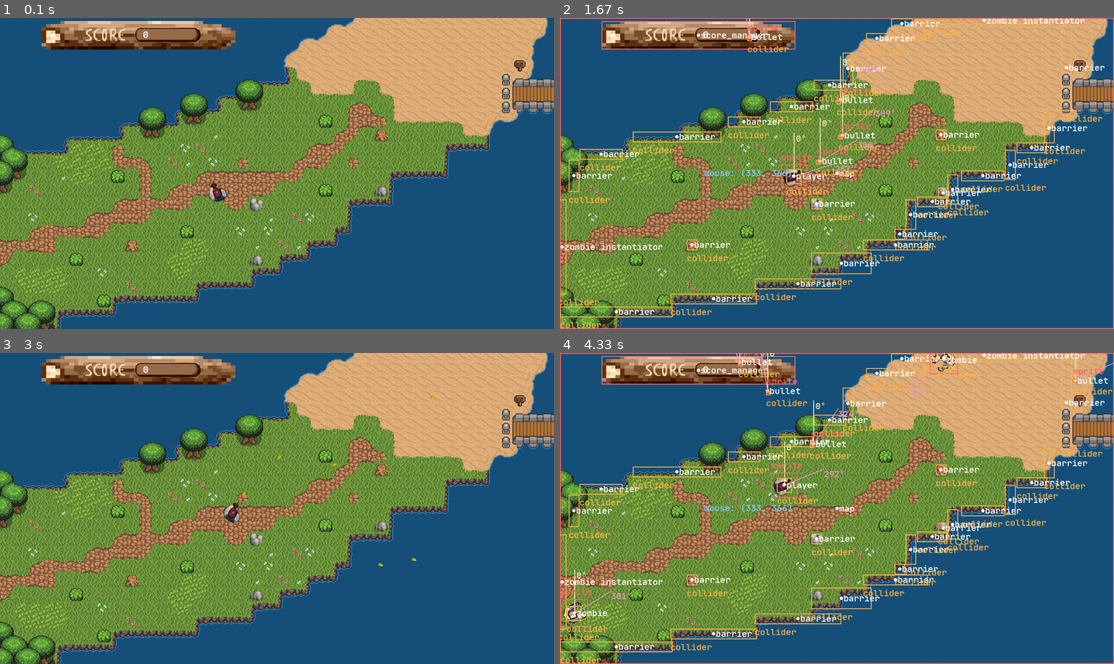
Above: before the commit, frames 1-4 (two rows, left to right).
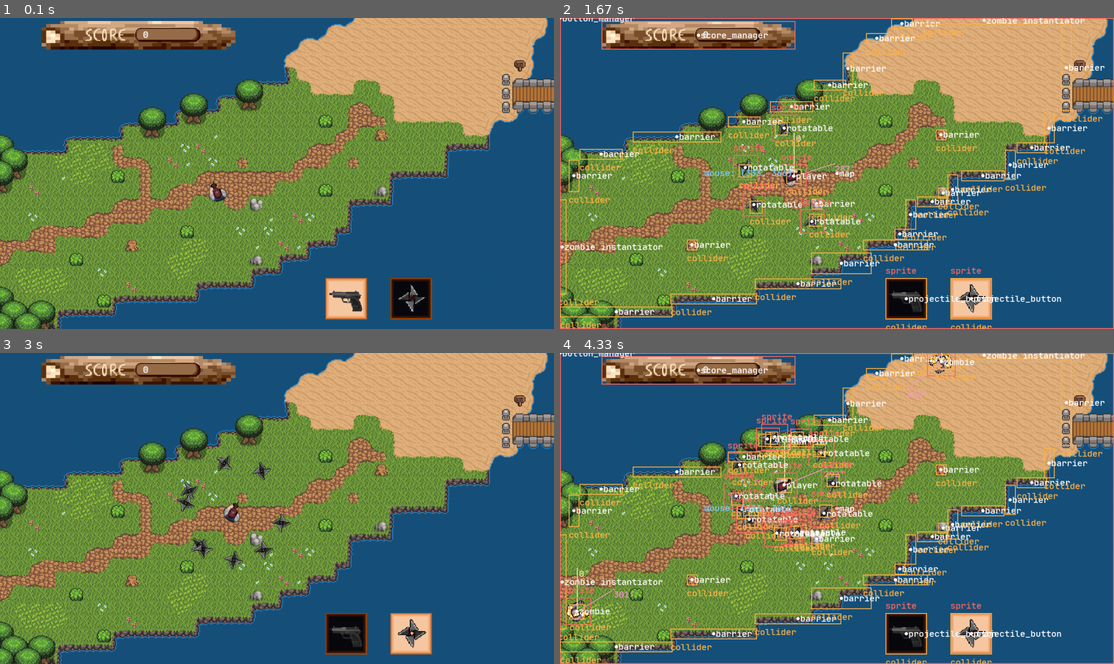
Above: after the commit, the same moments.

Repository: JNetoGH/Pygame-Zombies
Game: pygame game, started from main.py
Same seed, same stepped clock (60 frames per second), same inputs: the game is played once before the commit and once after it.
Inputs (mouse positions are in pixels of both pictures, inside the frame that each line leads up to):
- Up to frame 1 (0.1 s): no input
- Up to frame 2 (1.67 s): press the mouse at (969, 297) at 0.37 s; move the mouse to (837, 238) at 0.47 s; release the mouse at (704, 176) at 0.6 s; hold Right 0.67-1.13 s; tap Space at 0.73, 1.03, 1.23, 1.57 s; tap Z at 0.82 s; hold Up 1.17-1.47 s; hold Right from 1.5 s (still down)
- Up to frame 3 (3 s): tap Space at 1.87, 2.07, 2.37, 2.63, 2.97 s; release Right at 1.97 s; hold Left 2-2.53 s; tap Z at 2.15 s; hold Down 2.57-2.87 s; hold Left from 2.9 s (still down)
- Up to frame 4 (4.33 s): tap Space at 3.27, 3.4, 3.8, 4.1 s; release Left at 3.3 s; hold Up 3.33-3.7 s; tap Z at 3.48 s; hold Right from 3.73 s (still down)

The runs differ from the first frame. In frame 1, 2.0% of the frame differs, in the area x 58-78%, y 83-98%; in frame 2, 5.0%; in frame 3, 2.8%; in frame 4, 8.3%, in the area x 0-100%, y 0-100%.

Commit message:
stable playable version

Diff:
--- a/game_object_projectile_button.py
+++ /dev/null
@@ -1,40 +0,0 @@
-import pygame
-
-from engine_JNeto_LITE.components import Sprite, Collider
-from engine_JNeto_LITE.scene_and_game_objects import GameObject
-from pygame import Vector2
-
-
-class ProjectileButton(GameObject):
-    def __init__(self, path_normal: str, path_hoover: str, path_active: str, position: Vector2, scale, func):
-        super().__init__("projectile_button")
-
-        self.button_click_sound = pygame.mixer.Sound("game_sounds/button_click.wav")
-
-        # postion
-        self.transform.move_position(position)
-
-        # paths imgs
-        self.path_normal = path_normal
-        self.path_hoover = path_hoover
-        self.path_active = path_active
-
-        # sprite
-        self.sprite = self.add_component(Sprite(self.path_normal))
-        self.scale = scale
-        self.sprite.scale_sprite(scale)
-
-        self.collider = self.add_component(Collider(0, 0, self.sprite.image.get_width(), self.sprite.get_height()))
-        self.func = func
-
-    def game_object_update(self) -> None:
-
-        if self.collider.is_there_overlap_with_point(Vector2(pygame.mouse.get_pos())):
-            self.sprite.change_image(self.path_active)
-            self.sprite.scale_sprite(self.scale)
-            if pygame.mouse.get_pressed(3)[0]:
-                self.button_click_sound.play()
-                self.func()
-        else:
-            self.sprite.change_image(self.path_normal)
-            self.sprite.scale_sprite(self.scale)
--- /dev/null
+++ b/game_objects/game_object_buttons.py
@@ -0,0 +1,77 @@
+import pygame
+
+from engine_JNeto_LITE.components import Sprite, Collider
+from engine_JNeto_LITE.scene_and_game_objects import GameObject
+from pygame import Vector2
+
+
+class ButtonManager(GameObject):
+
+    CurrentWeapon = 0
+    Buttons = []
+
+    def __init__(self):
+        super().__init__("button_manager")
+
+    def start(self):
+
+        button_gun = ProjectileButton(0, "game_art/buttons/gun_unselected.png",
+                                      "game_art/buttons/gun_hover.png",
+                                      "game_art/buttons/gun_selected.png",
+                                      Vector2(800, 650), 0.75)
+
+        button_shuriken = ProjectileButton(1, "game_art/buttons/shuriken_unselected.png",
+                                           "game_art/buttons/shuriken_hover.png",
+                                           "game_art/buttons/shuriken_selected.png",
+                                           Vector2(950, 650), 0.75)
+
+        button_gun.is_selected = True
+        ButtonManager.Buttons.append(button_gun)
+        ButtonManager.Buttons.append(button_shuriken)
+
+        for button in ButtonManager.Buttons:
+            self.scene.add_game_objects(button)
+
+
+class ProjectileButton(GameObject):
+    def __init__(self, weapon_number, path_unselected: str, path_hover: str, path_selected: str,
+                 position: Vector2, scale):
+        super().__init__("projectile_button")
+
+        self.weapon_number = weapon_number
+        self.button_click_sound = pygame.mixer.Sound("game_art/buttons/button_click.wav")
+
+        # postion
+        self.transform.move_position(position)
+
+        # paths imgs and sprite
+        self.path_unselected = path_unselected
+        self.path_hover = path_hover
+        self.path_selected = path_selected
+        self.sprite: Sprite = self.add_component(Sprite(self.path_unselected))
+        self.scale = scale
+        self.sprite.scale_image(self.scale)
+
+        self.is_selected = False
+        self.collider = self.add_component(Collider(0, 0, self.sprite.image.get_width(), self.sprite.image.get_height()))
+
+    def update(self) -> None:
+
+        if self.is_selected:
+            self.sprite.change_image(self.path_selected)
+            self.sprite.scale_image(self.scale)
+
+        elif self.collider.is_there_overlap_with_point(Vector2(pygame.mouse.get_pos())):
+            self.sprite.change_image(self.path_hover)
+            self.sprite.scale_image(self.scale)
+            if pygame.mouse.get_pressed(3)[0]:
+                self.button_click_sound.play()
+                self.is_selected = True
+                ButtonManager.CurrentWeapon = self.weapon_number
+                for button in ButtonManager.Buttons:
+                    if button is self:
+                        continue
+                    button.is_selected = False
+        else:
+            self.sprite.change_image(self.path_unselected)
+            self.sprite.scale_image(self.scale)
--- a/game_object_player.py
+++ b/game_objects/game_object_player.py
@@ -5,9 +5,10 @@
 from engine_JNeto_LITE.components import Sprite, Collider, KeyTracker
 from engine_JNeto_LITE.game_loop import GameLoop
 from engine_JNeto_LITE.scene_and_game_objects import GameObject
-from game_object_map import Barrier
-from game_object_projectiles import Bullet, RotatableProjectile
-from game_object_zombie_instantiator import ZombieInstantiator
+from game_objects.game_object_buttons import ButtonManager
+from game_objects.game_object_map import Barrier
+from game_objects.game_object_zombie_instantiator import ZombieInstantiator
+from game_objects.game_object_projectiles import RotatableProjectile, Bullet
 
 
 class Player(GameObject):
@@ -26,10 +27,7 @@
         self.collider.collidable_classes.append(Barrier)
         self.collider.collidable_classes.append(ZombieInstantiator)
 
-        # Key Tracker Component (for shooting, and switching guns)
-        self.__current_wapon = 1
-        self.one_tracker: KeyTracker = self.add_component(KeyTracker(K_1))
-        self.two_tracker: KeyTracker = self.add_component(KeyTracker(K_2))
+        # Key Tracker Component (for shooting)
         self.space_tracker: KeyTracker = self.add_component(KeyTracker(K_SPACE))
 
         # movement and related
@@ -72,17 +70,11 @@
             new_postion = current_position + self.direction * self.move_speed * GameLoop.Delta_Time
             self.transform.move_position(new_postion)
 
-        # WEAPON PICK
-        if self.one_tracker.has_key_been_fired_at_this_frame:
-            self.__current_wapon = 1
-        elif self.two_tracker.has_key_been_fired_at_this_frame:
-            self.__current_wapon = 2
-
-        # SHOOT
+        # SHOOT (current weapon is controlled by buttons)
         if self.space_tracker.has_key_been_fired_at_this_frame:
-            if self.__current_wapon == 1:
+            if ButtonManager.CurrentWeapon == 0:
                 self.scene.add_game_objects(Bullet(self.transform.get_position_copy(), self.direction, self.angle))
-            elif self.__current_wapon == 2:
+            elif ButtonManager.CurrentWeapon == 1:
                 self.scene.add_game_objects(RotatableProjectile(self))
 
     def render_gizmos(self, game_surface: Surface):
--- a/game_object_projectiles.py
+++ b/game_objects/game_object_projectiles.py
@@ -3,8 +3,8 @@
 from engine_JNeto_LITE.components import Sprite, Collider
 from engine_JNeto_LITE.game_loop import GameLoop
 from engine_JNeto_LITE.scene_and_game_objects import GameObject
-from game_object_score_manager import ScoreManager
-from game_object_zombie import Zombie
+from game_objects.game_object_score_manager import ScoreManager
+from game_objects.game_object_zombie import Zombie
 import math
 
 
--- a/game_object_zombie.py
+++ b/game_objects/game_object_zombie.py
@@ -5,7 +5,7 @@
 from engine_JNeto_LITE.components import Sprite, Collider
 from engine_JNeto_LITE.game_loop import GameLoop
 from engine_JNeto_LITE.scene_and_game_objects import GameObject
-from game_object_map import Barrier
+from game_objects.game_object_map import Barrier
 
 
 class Zombie(GameObject):
@@ -68,6 +68,7 @@
 
         # COLLISION WITH PLAYER
         if self.collider.is_there_overlap_with_rect(self.player.collider.get_inner_rect_copy()):
+            self.scene.add_game_objects(GameOverImage())
             self.player.game_over = True
 
     def render_gizmos(self, game_surface: Surface):
@@ -76,3 +77,11 @@
 
     def destroy(self):
         self.scene.remove_game_object(self)
+
+
+class GameOverImage(GameObject):
+    def __init__(self):
+        super().__init__("game_over_img")
+        self.sprite: Sprite = self.add_component(Sprite("game_art/game_over.png"))
+        self.sprite.scale_image(2)
+        self.transform.move_position(Vector2(GameLoop.RESOLUTION[0]//2, GameLoop.RESOLUTION[1]//2))
--- a/game_object_zombie_instantiator.py
+++ b/game_objects/game_object_zombie_instantiator.py
@@ -2,7 +2,7 @@
 from pygame import Vector2
 from engine_JNeto_LITE.components import Timer, Collider
 from engine_JNeto_LITE.scene_and_game_objects import GameObject
-from game_object_zombie import Zombie
+from game_objects.game_object_zombie import Zombie
 import random
 
 
@@ -13,15 +13,20 @@
         self.position = position
         self.transform.move_position(position)
         self.instantiation_frequency_in_seg = instantiation_frequency_in_seg
+
+        self.instantiated_zombies = 0
         self.timer: Timer = self.add_component(Timer(self.instantiation_frequency_in_seg * 1000, self.instantiate_zombie))
         self.instantiation_area: Collider = self.add_component(Collider(0, 0, width, height))
 
     def update(self):
         if not self.timer.is_timer_active:
             self.timer.activate()
+            # pregressive difficulty
+            self.instantiation_frequency_in_seg -= 0.1
+            self.instantiation_frequency_in_seg = 0.25 if self.instantiation_frequency_in_seg < 0.25 else self.instantiation_frequency_in_seg
+            self.timer.set_duration_in_ms(self.instantiation_frequency_in_seg * 1000)
 
     def instantiate_zombie(self):
-
         # sets a random point inside the instantiation rect
         instantiation_rect = self.instantiation_area.get_inner_rect_copy()
         start_range_point_x = self.position.x - instantiation_rect.width / 2
--- a/main.py
+++ b/main.py
@@ -1,9 +1,10 @@
 from engine_JNeto_LITE.game_loop import GameLoop
 from engine_JNeto_LITE.scene_and_game_objects import Scene
-from game_object_player import Player
-from game_object_score_manager import ScoreManager
-from game_object_zombie_instantiator import ZombieInstantiator
-from game_object_map import MapGrass, MapCave
+from game_objects.game_object_player import Player
+from game_objects.game_object_buttons import ButtonManager
+from game_objects.game_object_score_manager import ScoreManager
+from game_objects.game_object_zombie_instantiator import ZombieInstantiator
+from game_objects.game_object_map import MapGrass
 from pygame import Vector2
 
 
@@ -13,10 +14,10 @@
 player = Player(initial_position=Vector2(500, 400))
 zombie_instantiator_1 = ZombieInstantiator(position=Vector2(5, 530), width=20, height=220, instantiation_frequency_in_seg= 4)
 zombie_instantiator_2 = ZombieInstantiator(position=Vector2(980, 5), width=287, height=20, instantiation_frequency_in_seg= 4)
-
+button_manager = ButtonManager()
 
 main_scene = Scene(game_loop.GameSurface)
-main_scene.add_game_objects(map, player, zombie_instantiator_1, zombie_instantiator_2, ScoreManager())
+main_scene.add_game_objects(map, player, zombie_instantiator_1, zombie_instantiator_2, ScoreManager(), button_manager)
 
 
 game_loop.run(main_scene)
Binary file added: game_art/buttons/gun_hover.png
Binary file added: game_art/buttons/gun_selected.png
Binary file added: game_art/buttons/gun_unselected.png
Binary file added: game_art/buttons/shuriken_hover.png
Binary file added: game_art/buttons/shuriken_selected.png
Binary file added: game_art/buttons/shuriken_unselected.png
Binary file added: game_art/game_over.png
Renamed: game_object_map.py -> game_objects/game_object_map.py
Renamed: game_object_score_manager.py -> game_objects/game_object_score_manager.py
Not shown, added: game_art/buttons/button_click.wav
Not shown, removed: game_sounds/button_click.wav
